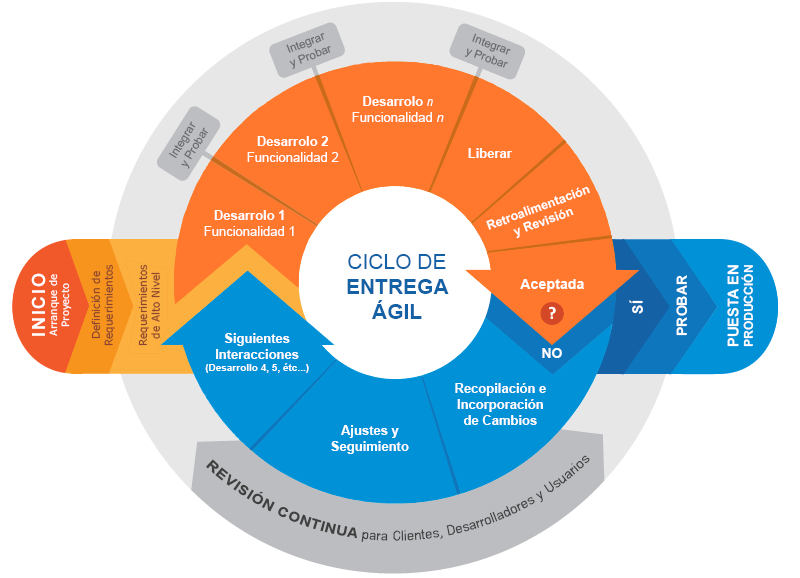
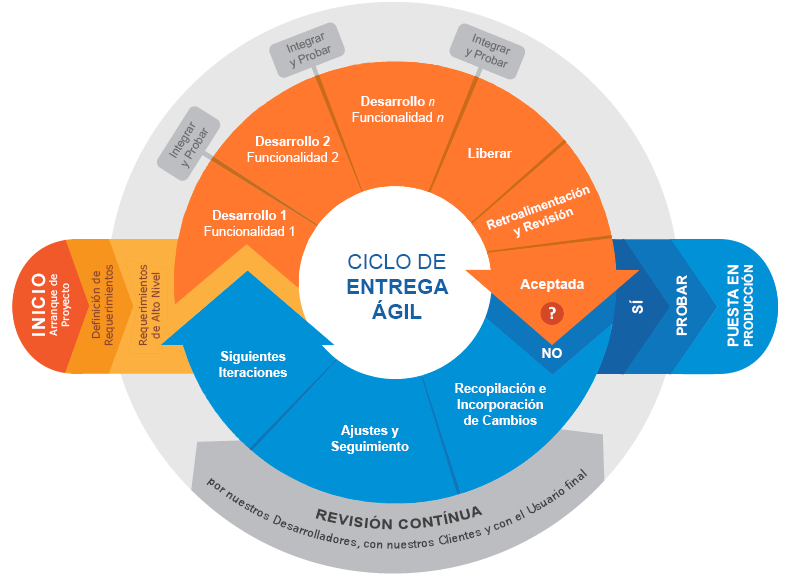
Layers edited between the first and the second 800x578 image:
renamed "Siguientes Interacciones (Desarrollo 4, 5, étc...)" to "Siguientes Iteraciones", painted on it over 205, 333, 309, 377
renamed "REVISIÓN CONTINUA para Clientes, Desarrolladores y Usuarios" to "REVISIÓN CONTÍNUA por nuestros Desarrolladores, con nuestros Cl", painted on it over 206, 455, 590, 549
painted on "Desarrolo n Funcionalidad n copia" over 361, 96, 435, 106
painted on "Desarrolo 2 Funcionalidad 2" over 256, 136, 330, 146
renamed "Desarrolo 1 Funcionalidad 1" to "Desarrollo 1 Funcionalidad 1", painted on it over 213, 210, 286, 220
